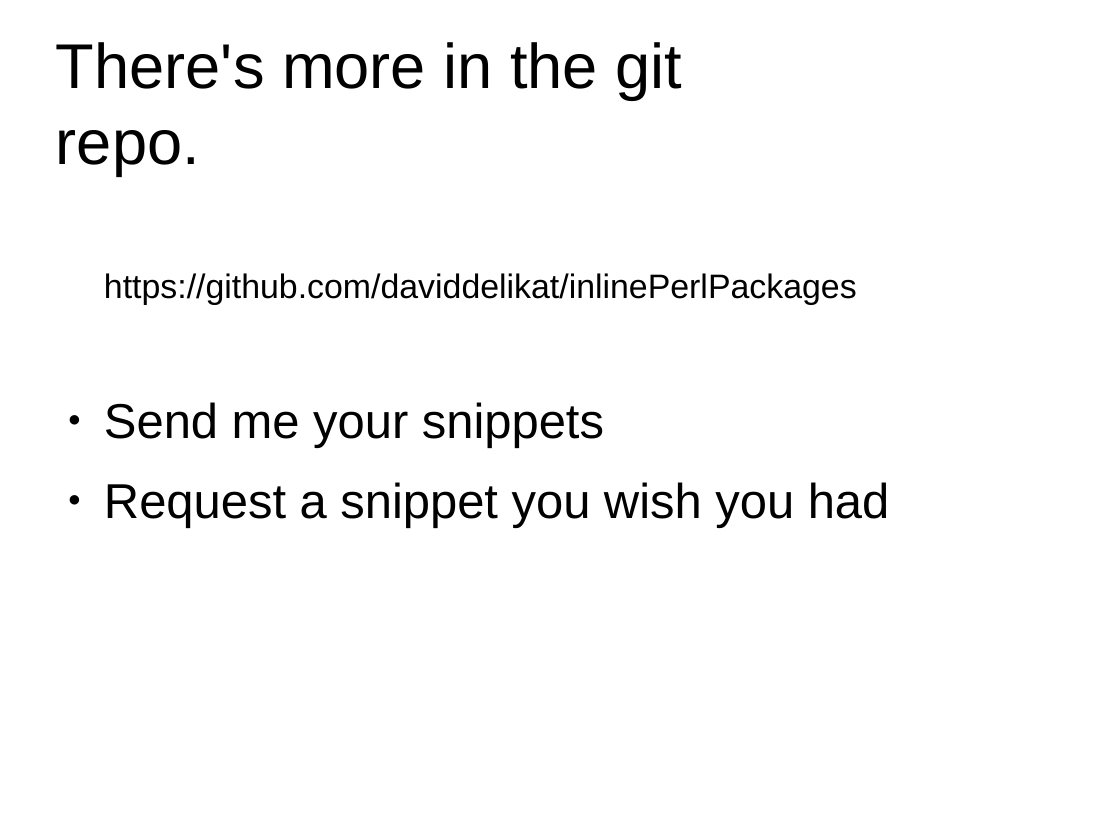
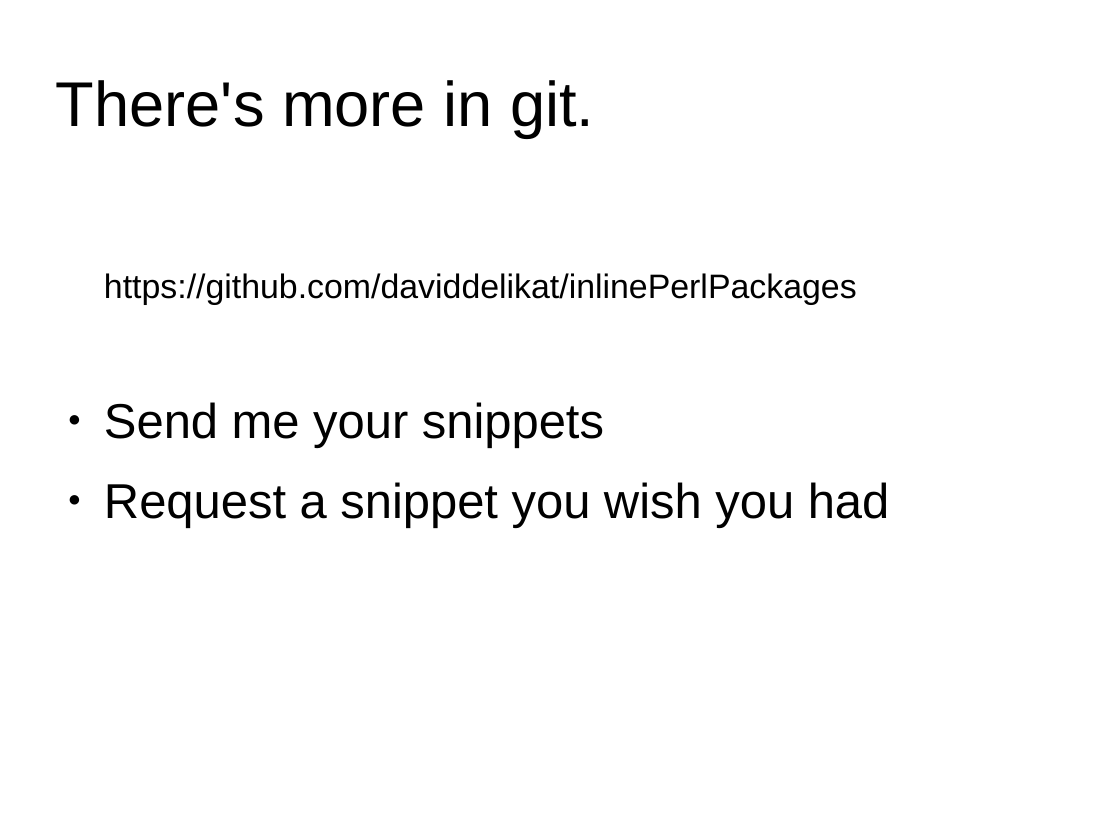
Before and after one commit to daviddelikat/inlinePerlPackages, a slide deck: slide 23 of docs/presentation.odp. Drawn at 1120x840 pixels with LibreOffice and Linux fonts; fonts in the diff are those of the drawing; background and template pictures are left out. Boxes give left, top, right and bottom in pixels: in the first picture for what was removed or moved away, otherwise in the second. Text is boxed around its words. In the diff, an @@ line names an element or a change of style, - is before the commit and + after.

```diff
--- a/docs/presentation.odp
+++ b/docs/presentation.odp
@@ title at box(56, 80, 594, 138): text changed @@
-There's more in the git repo.
+There's more in git.
```
Also in this commit, not shown: 1 slide added.
